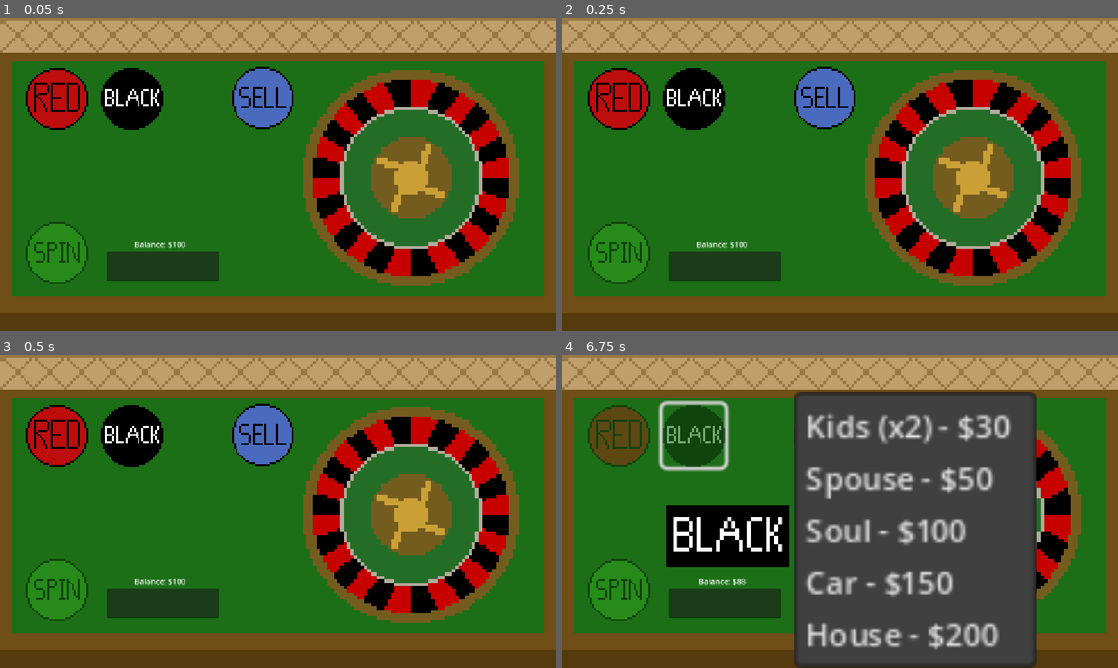
Above: before the commit, frames 1-4 (two rows, left to right).
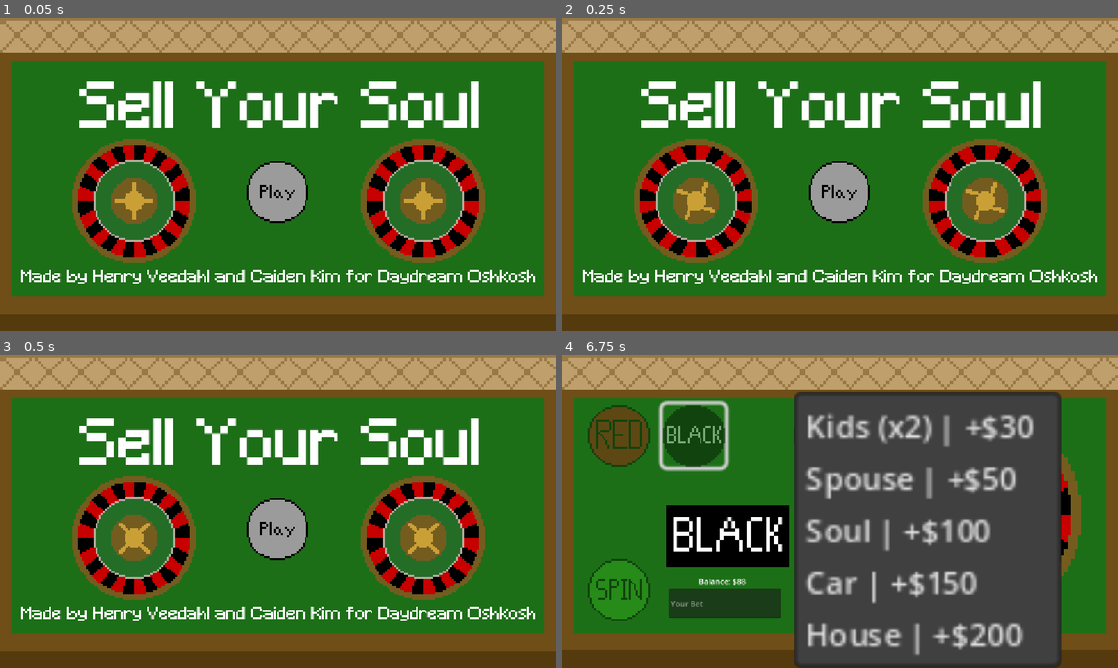
Above: after the commit, the same moments.

Repository: HenryNerd/Sell-Your-Soul
Game: Godot game, scene res://scences/menu.tscn
The game is run twice, just before and just after one commit, with the same random seed, the same clock (stepped at 60 frames per second) and the same inputs. Before the commit the project starts from res://scences/wheel.tscn.
Inputs (mouse positions are in pixels of both pictures, inside the frame that each line leads up to):
- Up to frame 1 (0.05 s): no input
- Up to frame 2 (0.25 s): no input
- Up to frame 3 (0.5 s): no input
- Up to frame 4 (6.75 s): click (840, 530) at 0.52 s; click (723, 602) at 1.27 s; type "12" at 1.35 s; click (617, 436) at 2 s; click (617, 589) at 2.75 s; click (695, 436) at 5.75 s; click (823, 436) at 6.5 s

The runs differ from the first frame. In frame 1, 36% of the frame differs, in the area x 0-100%, y 0-95%; in frame 2, 36%; in frame 3, 36%; in frame 4, 9.0%.

Commit message:
Intergrate Title Screen
Co-Authored-By: Caiden Kim <182648579+Caiden-Kim@users.noreply.github.com>

Diff:
--- a/project.godot
+++ b/project.godot
@@ -10,8 +10,8 @@
 
 [application]
 
-config/name="Funny Game"
-run/main_scene="uid://ck2lp0slhityo"
+config/name="Sell Your Soul"
+run/main_scene="uid://uu1eonsravsw"
 config/features=PackedStringArray("4.5", "GL Compatibility")
 config/icon="res://icon.svg"
 
--- a/scences/menu.tscn
+++ b/scences/menu.tscn
@@ -1,13 +1,54 @@
-[gd_scene load_steps=6 format=3 uid="uid://uu1eonsravsw"]
+[gd_scene load_steps=16 format=3 uid="uid://uu1eonsravsw"]
 
 [ext_resource type="Texture2D" uid="uid://bk3i1uo82flhi" path="res://assets/background.png" id="1_jfcen"]
 [ext_resource type="Texture2D" uid="uid://rubgld7jo3eb" path="res://assets/StartButton.png" id="2_fovjn"]
+[ext_resource type="Texture2D" uid="uid://cgxowj0o8xvwb" path="res://assets/Title.png" id="3_o45rc"]
+[ext_resource type="Script" uid="uid://bfdcun1mbveaj" path="res://scripts/title.gd" id="3_t0tc5"]
+[ext_resource type="Texture2D" uid="uid://drhkktoguiv5f" path="res://assets/credits.png" id="4_t0tc5"]
+[ext_resource type="Texture2D" uid="uid://dcneystf218a5" path="res://assets/roulette.png" id="5_ls033"]
+[ext_resource type="AudioStream" uid="uid://c6hqf22f4yrmu" path="res://assets/bossa-nova.mp3" id="7_ls033"]
 
 [sub_resource type="StyleBoxEmpty" id="StyleBoxEmpty_ro3e2"]
 
 [sub_resource type="StyleBoxEmpty" id="StyleBoxEmpty_df16s"]
 
 [sub_resource type="StyleBoxEmpty" id="StyleBoxEmpty_fovjn"]
+
+[sub_resource type="AtlasTexture" id="AtlasTexture_d43pl"]
+atlas = ExtResource("5_ls033")
+region = Rect2(0, 0, 64, 64)
+
+[sub_resource type="AtlasTexture" id="AtlasTexture_unjnh"]
+atlas = ExtResource("5_ls033")
+region = Rect2(64, 0, 64, 64)
+
+[sub_resource type="AtlasTexture" id="AtlasTexture_56cyf"]
+atlas = ExtResource("5_ls033")
+region = Rect2(0, 64, 64, 64)
+
+[sub_resource type="AtlasTexture" id="AtlasTexture_pm6dl"]
+atlas = ExtResource("5_ls033")
+region = Rect2(64, 64, 64, 64)
+
+[sub_resource type="SpriteFrames" id="SpriteFrames_t7dtu"]
+animations = [{
+"frames": [{
+"duration": 1.0,
+"texture": SubResource("AtlasTexture_d43pl")
+}, {
+"duration": 1.0,
+"texture": SubResource("AtlasTexture_unjnh")
+}, {
+"duration": 1.0,
+"texture": SubResource("AtlasTexture_56cyf")
+}, {
+"duration": 1.0,
+"texture": SubResource("AtlasTexture_pm6dl")
+}],
+"loop": true,
+"name": &"new_animation",
+"speed": 12.0
+}]
 
 [node name="Menu" type="Node2D"]
 
@@ -21,28 +62,46 @@
 
 [node name="Button" type="Button" parent="."]
 texture_filter = 1
-offset_left = -62.0
-offset_top = 15.0
-offset_right = -30.0
-offset_bottom = 47.0
+offset_left = -65.0
+offset_top = -27.0
+offset_right = -33.0
+offset_bottom = 5.0
 scale = Vector2(4, 4)
 theme_override_styles/normal = SubResource("StyleBoxEmpty_ro3e2")
 theme_override_styles/pressed = SubResource("StyleBoxEmpty_df16s")
 theme_override_styles/hover = SubResource("StyleBoxEmpty_fovjn")
 icon = ExtResource("2_fovjn")
+script = ExtResource("3_t0tc5")
 
-[node name="Label" type="Label" parent="."]
-offset_left = -319.0
-offset_top = -146.0
-offset_right = 323.0
-offset_bottom = -12.0
-theme_override_font_sizes/font_size = 98
-text = "Sell Your Soul"
+[node name="Credits" type="Sprite2D" parent="."]
+position = Vector2(2, -145)
+scale = Vector2(1.5, 1.5)
+texture = ExtResource("3_o45rc")
 
-[node name="Label2" type="Label" parent="."]
-offset_left = -460.0
-offset_top = 197.0
-offset_right = 462.0
-offset_bottom = 331.0
-theme_override_font_sizes/font_size = 30
-text = "Made by Henry Veedahl and Caiden Kim for Daydream Oshkosh"
+[node name="Credits2" type="Sprite2D" parent="."]
+position = Vector2(0, 212)
+scale = Vector2(0.4, 0.4)
+texture = ExtResource("4_t0tc5")
+
+[node name="wheel" type="AnimatedSprite2D" parent="."]
+texture_filter = 1
+position = Vector2(301, 55)
+scale = Vector2(4, 4)
+sprite_frames = SubResource("SpriteFrames_t7dtu")
+animation = &"new_animation"
+autoplay = "new_animation"
+
+[node name="wheel2" type="AnimatedSprite2D" parent="."]
+texture_filter = 1
+position = Vector2(-298, 55)
+scale = Vector2(4, 4)
+sprite_frames = SubResource("SpriteFrames_t7dtu")
+animation = &"new_animation"
+autoplay = "new_animation"
+
+[node name="AudioStreamPlayer2D" type="AudioStreamPlayer2D" parent="."]
+stream = ExtResource("7_ls033")
+autoplay = true
+parameters/looping = true
+
+[connection signal="pressed" from="Button" to="Button" method="_on_pressed"]
--- a/scences/wheel.tscn
+++ b/scences/wheel.tscn
@@ -128,6 +128,7 @@
 offset_top = 338.0
 offset_right = 32.0
 offset_bottom = 399.0
+placeholder_text = "Your Bet"
 
 [node name="balance" type="Label" parent="Wheel"]
 offset_left = -192.0
--- a/scripts/sellmenulogic.gd
+++ b/scripts/sellmenulogic.gd
@@ -1,24 +1,55 @@
 extends MenuButton
 
-@onready var node_a = get_parent().get_node("spinButton")
+@onready var spin_node = get_parent().get_node("spinButton")  # external Userbalance
+
+# Item data
+var item_owned := [true, true, true, true, true]  # default = owned → selling
+var item_costs := [30, 50, 100, 150, 200]  # base sell price
+var item_names := ["Kids (x2)", "Spouse", "Soul", "Car", "House"]
 
 func _ready():
-	# Connect the internal popup's id_pressed signal
-	get_popup().connect("id_pressed", Callable(self, "_on_item_pressed"))
+	var popup = get_popup()
+	popup.connect("id_pressed", Callable(self, "_on_item_pressed"))
+	_update_items()  # initialize menu
+
+func _process(delta):
+	# Update grayed-out items continuously based on current balance
+	_update_items()
 
 func _on_item_pressed(id: int) -> void:
+	var sell_cost = item_costs[id]
+	var buy_cost = sell_cost * 3
+	var name = item_names[id]
+
+	if item_owned[id]:
+		# Owned → sell
+		spin_node.Userbalance += sell_cost
+		item_owned[id] = false
+		print("Sold", name, "for +$", sell_cost, "New balance:", spin_node.Userbalance)
+	else:
+		# Not owned → buy
+		if spin_node.Userbalance < buy_cost:
+			print("Not enough balance to buy", name, "for -$", buy_cost)
+			return
+		spin_node.Userbalance -= buy_cost
+		item_owned[id] = true
+		print("Bought", name, "for -$", buy_cost, "New balance:", spin_node.Userbalance)
+
+	_update_items()
+
+func _update_items() -> void:
 	var popup = get_popup()
+	for i in range(item_owned.size()):
+		var sell_cost = item_costs[i]
+		var buy_cost = sell_cost * 3
+		var name = item_names[i]
 
-	# Disable the clicked item
-	popup.set_item_disabled(id, true)
-
-	if node_a != null:
-		match id:
-			0: node_a.Userbalance += 30
-			1: node_a.Userbalance += 50
-			2: node_a.Userbalance += 100
-			3: node_a.Userbalance += 150
-			4: node_a.Userbalance += 200
-		print("New balance:", node_a.Userbalance)
-	else:
-		print("Node A not found!")
+		if item_owned[i]:
+			# Owned → sell
+			popup.set_item_disabled(i, false)
+			popup.set_item_text(i, "%s | +$%d" % [name, sell_cost])
+		else:
+			# Not owned → buy, disable if cannot afford
+			var can_buy = spin_node.Userbalance >= buy_cost
+			popup.set_item_disabled(i, not can_buy)
+			popup.set_item_text(i, "%s | -$%d" % [name, buy_cost])
--- a/scripts/spin.gd
+++ b/scripts/spin.gd
@@ -15,6 +15,8 @@
 var betSelected = false
 var amountSelected = false
 var betValid = false
+var item_owned := [true, true, true, true, true]
+var item_costs := [30, 50, 100, 150, 200]
 
 func _ready():
 	self.disabled = true
--- /dev/null
+++ b/scripts/title.gd
@@ -0,0 +1,5 @@
+extends Button
+
+func _on_pressed():
+	var new_scene = load("res://scences/wheel.tscn") as PackedScene
+	get_tree().change_scene_to_packed(new_scene)
Binary file added: assets/Buy.png
Not shown, added: assets/Buy.png.import
Binary file added: assets/Title.png
Not shown, added: assets/Title.png.import
Not shown, added: assets/bossa-nova.mp3.import
Binary file added: assets/credits.png
Not shown, added: assets/credits.png.import
Not shown: 1 places in scences/wheel.tscn that only renumber resources
Not shown, changed: scripts/ball.gd.uid
Not shown, added: scripts/title.gd.uid
Not shown, changed: assets/.DS_Store
Not shown, added: assets/bossa-nova.mp3
